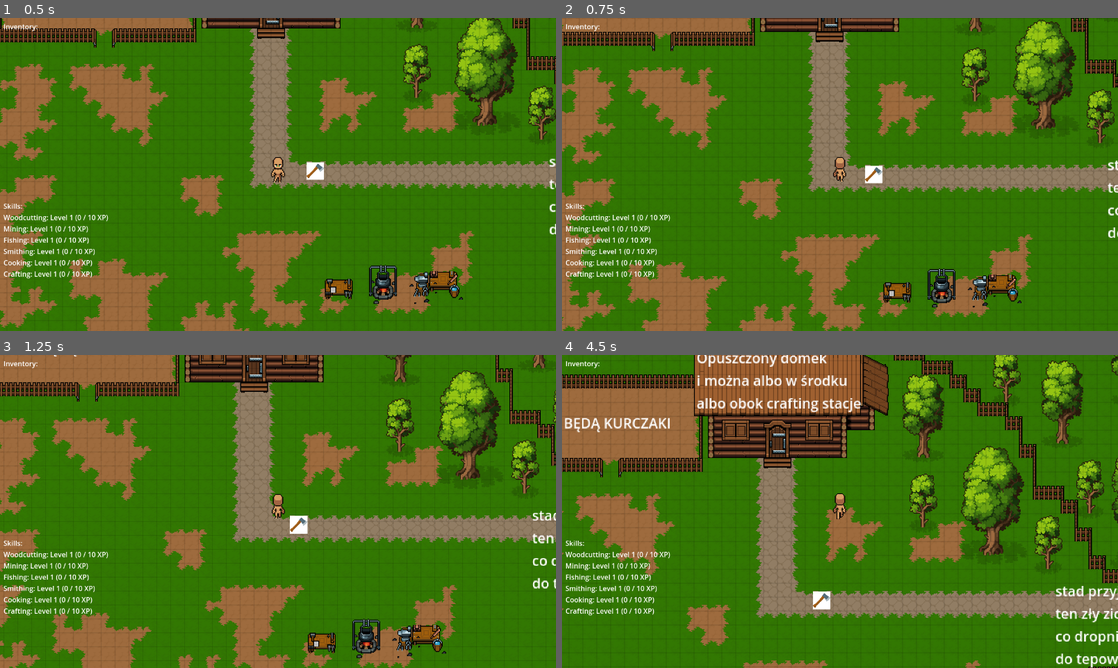
Above: before the commit, frames 1-4 (two rows, left to right).
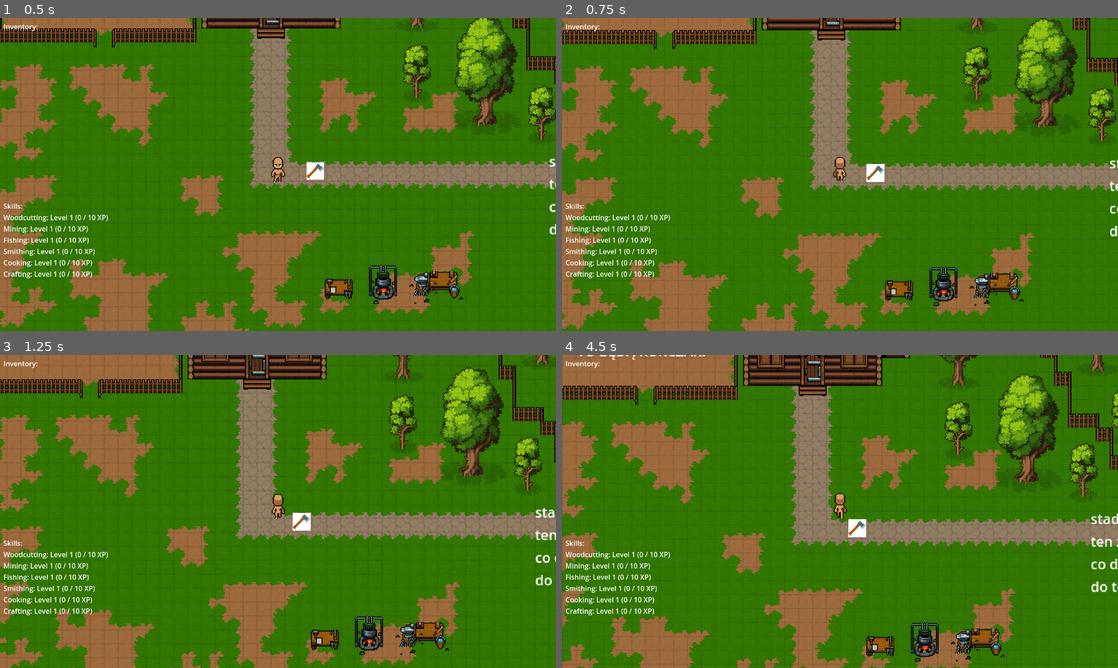
Above: after the commit, the same moments.

Repository: Stroin/2DScape
Game: Godot game, scene res://Scenes/KelduinTest.tscn
Two runs of this game, one before a commit and one after it. Both use one fixed random seed, a clock stepped at 60 frames per second and the inputs below. The project has no main scene, so this scene is started directly.
Inputs (mouse positions are in pixels of both pictures, inside the frame that each line leads up to):
- Up to frame 1 (0.5 s): no input
- Up to frame 2 (0.75 s): tap Enter at 0.5 s; drag from (1051, 71) to (840, 174) at 0.52 s
- Up to frame 3 (1.25 s): no input
- Up to frame 4 (4.5 s): drag from (1084, 464) to (962, 423) at 1.27 s; move the mouse to (951, 436) at 2.02 s; click (951, 436) at 2.17 s; drag from (940, 364) to (1062, 489) at 2.77 s; drag from (1067, 373) to (1051, 511) at 3.52 s; drag from (1090, 477) to (923, 489) at 4.27 s

Frame 1 is identical in both runs. In frame 2, 11% of the frame differs, in the area x 0-100%, y 0-100%; in frame 3, 16%; in frame 4, 54%.

Commit message:
MovementFix

Diff:
--- a/Scenes/KelduinTest.tscn
+++ b/Scenes/KelduinTest.tscn
@@ -21,9 +21,6 @@
 
 [node name="Control" parent="." instance=ExtResource("1_ohcpo")]
 
-[node name="CanvasLayer" parent="Control" index="0"]
-visible = true
-
 [node name="Inventory" parent="Control/CanvasLayer" index="1"]
 visible = false
 
@@ -37,9 +34,6 @@
 pathfinding_controller_path = NodePath("../PathfindingController")
 
 [node name="Control3" parent="." instance=ExtResource("3_6d6kd")]
-
-[node name="CanvasLayer" parent="Control3" index="0"]
-visible = true
 
 [node name="GridManager" type="Node2D" parent="."]
 position = Vector2(0, -1)
--- a/Scripts/PathfindingController.gd
+++ b/Scripts/PathfindingController.gd
@@ -32,13 +32,13 @@
 		if not astar_grid.is_in_boundsv(clicked_cell):
 			return
 
-		# --- interactable detection ------------------------------------
+		# ---- interactable detection -----------------------------------
 		var query = PhysicsPointQueryParameters2D.new()
 		query.position           = world_pos
 		query.collide_with_areas = true
-		var hits: Array          = get_world_2d().direct_space_state.intersect_point(query)
+		var hits : Array         = get_world_2d().direct_space_state.intersect_point(query)
 
-		var node: Interactable = null
+		var node : Interactable = null
 		for hit in hits:
 			if hit.collider is Interactable:
 				node = hit.collider
@@ -46,36 +46,28 @@
 
 		if node:
 			print("PathfindingController: clicked interactable:", node.interactable_type, "at", clicked_cell)
-			var is_resource = node.resource_data != null
-			print("PathfindingController: clicked_cell=", clicked_cell, " is_resource=", is_resource)
-
-			var start_cell   : Vector2i = _world_to_cell(player.position)
-			var target_cell  : Vector2i = _world_to_cell(node.global_position)
-			var neighbour    : Vector2i = _nearest_reachable_neighbour(target_cell, start_cell)
-			print("PathfindingController: stand_spot=", neighbour)
+			var start_cell  : Vector2i = _world_to_cell(player.position)
+			var target_cell : Vector2i = _world_to_cell(node.global_position)
+			var neighbour   : Vector2i = _nearest_reachable_neighbour(target_cell, start_cell)
 			if neighbour == Vector2i(-1, -1):
 				return
 
 			var path = astar_grid.get_point_path(start_cell, neighbour)
-			print("PathfindingController: path=", path)
 			if path.size() > 0:
-				print("PathfindingController: calling follow_path()")
 				_pending_interactable  = node
 				_pending_interact_cell = clicked_cell
 				player.follow_path(path, clicked_cell)
 			return
 
-		# --- ground movement --------------------------------------------
-		var start_cell: Vector2i = _world_to_cell(player.position)
+		# ---- plain ground movement ------------------------------------
+		var start_cell : Vector2i = _world_to_cell(player.position)
 		var path       = astar_grid.get_point_path(start_cell, clicked_cell)
-		print("PathfindingController: path=", path)
 		if path.size() > 0:
-			print("PathfindingController: calling follow_path()")
 			_pending_interactable  = null
 			_pending_interact_cell = Vector2i(-1, -1)
 			player.follow_path(path)
 
-func _on_player_arrived(cell: Vector2i, ray: RayCast2D) -> void:
+func _on_player_arrived(cell: Vector2i, _ray: RayCast2D) -> void:
 	if _pending_interactable and cell == _pending_interact_cell:
 		emit_signal("interact_requested", _pending_interactable, cell)
 		_pending_interactable  = null
@@ -88,10 +80,10 @@
 	var best_target := Vector2i(-1, -1)
 	var best_len    := 1_000_000
 	for d in [Vector2i.LEFT, Vector2i.RIGHT, Vector2i.UP, Vector2i.DOWN]:
-		var adj = tree + d
+		var adj : Vector2i = tree + d   # explicit type so inference is clear
 		if not astar_grid.is_in_boundsv(adj) or astar_grid.is_point_solid(adj):
 			continue
-		var p = astar_grid.get_point_path(start, adj)
+		var p := astar_grid.get_point_path(start, adj)
 		if p.size() == 0:
 			continue
 		if p.size() < best_len:
--- a/Scripts/PlayerMovement.gd
+++ b/Scripts/PlayerMovement.gd
@@ -1,3 +1,4 @@
+# res://Scripts/PlayerMovement.gd
 extends Area2D
 class_name PlayerMovement
 
@@ -6,14 +7,14 @@
 
 # --- tuning -------------------------------------------------------------
 var animation_speed : float = 2.0       # tiles per second
-var tile_size       : int   = 16        # now 16×16
+var tile_size       : int   = 16        # 16×16 grid
 
-# --- node references -----------------------------------------------
+# --- node references ----------------------------------------------------
 @onready var sprite : AnimatedSprite2D = $AnimatedSprite2D
 @onready var ray    : RayCast2D        = $RayCast2D
 @onready var camera : Camera2D         = $Camera2D
 
-# pathing state --------------------------------------------------------
+# --- path-follow state ---------------------------------------------------
 var moving                : bool               = false
 var _look_at_cell         : Vector2i           = Vector2i(-1, -1)
 var pending_path          : PackedVector2Array = PackedVector2Array()
@@ -21,7 +22,7 @@
 var last_direction        : Vector2            = Vector2.DOWN
 
 func _ready() -> void:
-	# center on tile
+	# snap to tile centre
 	position = position.snapped(Vector2.ONE * tile_size) + Vector2.ONE * tile_size * 0.5
 	ray.enabled = true
 
@@ -29,27 +30,23 @@
 	if not moving:
 		_play_idle(last_direction)
 
+# ------------------------------------------------------------------------
+# Public entry – ask the player to follow a full point path.
+# If already tweening, we just queue the new path; it will begin after
+# the *next* tile is reached, keeping motion smooth.
+# ------------------------------------------------------------------------
 func follow_path(path: PackedVector2Array, resource_cell: Vector2i = Vector2i(-1, -1)) -> void:
 	if moving:
-		# trim already‐reached waypoints
-		var start_idx = 0
-		for i in range(path.size()):
-			if path[i].distance_to(position) > 0.1:
-				start_idx = i
-				break
-		var trimmed = PackedVector2Array()
-		for j in range(start_idx, path.size()):
-			trimmed.append(path[j])
-		pending_path = trimmed
+		pending_path          = path
 		pending_resource_cell = resource_cell
 		return
 
-	pending_path = PackedVector2Array()
+	# fresh walk ----------------------------------------------------------
+	pending_path          = PackedVector2Array()
 	pending_resource_cell = Vector2i(-1, -1)
-	_look_at_cell = resource_cell
+	_look_at_cell         = resource_cell
 
 	if path.size() <= 1:
-		# already on the tile
 		if _look_at_cell != Vector2i(-1, -1):
 			_face_cell(_look_at_cell)
 			emit_signal("gather_requested", _look_at_cell, ray)
@@ -57,8 +54,11 @@
 
 	emit_signal("movement_started")
 	moving = true
-	_step_through(path, 1)
+	_step_through(path, 1)		# start at first step *after* current tile
 
+# ------------------------------------------------------------------------
+# Helpers
+# ------------------------------------------------------------------------
 func _face_cell(cell: Vector2i) -> void:
 	var centre = Vector2(cell) * tile_size + Vector2.ONE * tile_size * 0.5
 	var dir    = centre - position
@@ -67,6 +67,7 @@
 	ray.force_raycast_update()
 
 func _step_through(path: PackedVector2Array, idx: int) -> void:
+	# finished the whole path? -------------------------------------------
 	if idx >= path.size():
 		moving = false
 		if _look_at_cell != Vector2i(-1, -1):
@@ -74,6 +75,7 @@
 			emit_signal("gather_requested", _look_at_cell, ray)
 		return
 
+	# move to next waypoint ----------------------------------------------
 	var target_pos = path[idx]
 	var delta      = target_pos - position
 
@@ -81,15 +83,39 @@
 	ray.target_position = delta
 	ray.force_raycast_update()
 
+	var distance_tiles : float = delta.length() / tile_size
+	var duration       : float = distance_tiles / animation_speed
+
 	var tw = get_tree().create_tween()
-	tw.tween_property(self, "position", target_pos, 1.0 / animation_speed).set_trans(Tween.TRANS_SINE)
+	tw.tween_property(self, "position", target_pos, duration).set_trans(Tween.TRANS_SINE)
 	await tw.finished
 
+	# -------------------------------------------------------------
+	# If the user clicked a new destination during this tween,
+	# switch to that queued path *now* (just reached a tile centre).
+	# -------------------------------------------------------------
 	if pending_path.size() > 0:
-		moving = false
-		follow_path(pending_path, pending_resource_cell)
+		var new_path : PackedVector2Array = pending_path
+		var new_res  : Vector2i           = pending_resource_cell
+		pending_path          = PackedVector2Array()
+		pending_resource_cell = Vector2i(-1, -1)
+
+		# skip any waypoints that overlap our current spot
+		var next_idx := 0
+		while next_idx < new_path.size() and new_path[next_idx].distance_to(position) <= 0.1:
+			next_idx += 1
+
+		if next_idx >= new_path.size():
+			moving = false
+			if new_res != Vector2i(-1, -1):
+				_face_cell(new_res)
+				emit_signal("gather_requested", new_res, ray)
+			return
+
+		_step_through(new_path, next_idx)
 		return
 
+	# no queued path – keep walking the original one
 	_step_through(path, idx + 1)
 
 func _play_animation(delta: Vector2) -> void:
@@ -98,10 +124,7 @@
 		anim_name = "Walk_Side"
 		sprite.flip_h = delta.x < 0
 	else:
-		if delta.y > 0:
-			anim_name = "Walk_Down"
-		else:
-			anim_name = "Walk_Up"
+		anim_name = "Walk_Down" if delta.y > 0 else "Walk_Up"
 		sprite.flip_h = false
 	sprite.play(anim_name)
 	last_direction = delta
@@ -112,9 +135,6 @@
 		anim_name = "Idle_Side"
 		sprite.flip_h = delta.x < 0
 	else:
-		if delta.y > 0:
-			anim_name = "Idle_Down"
-		else:
-			anim_name = "Idle_Up"
+		anim_name = "Idle_Down" if delta.y > 0 else "Idle_Up"
 		sprite.flip_h = false
 	sprite.play(anim_name)
